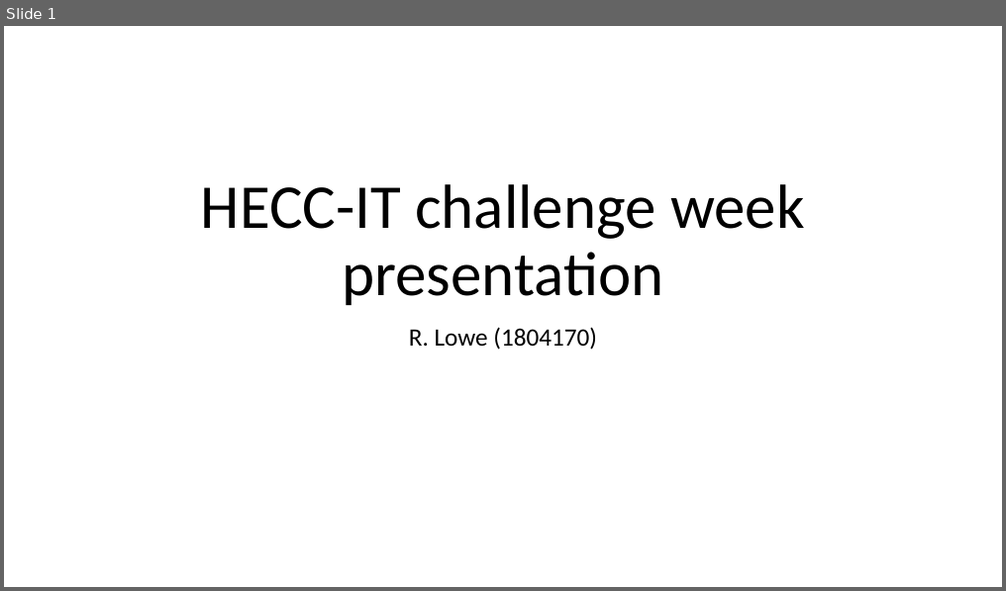
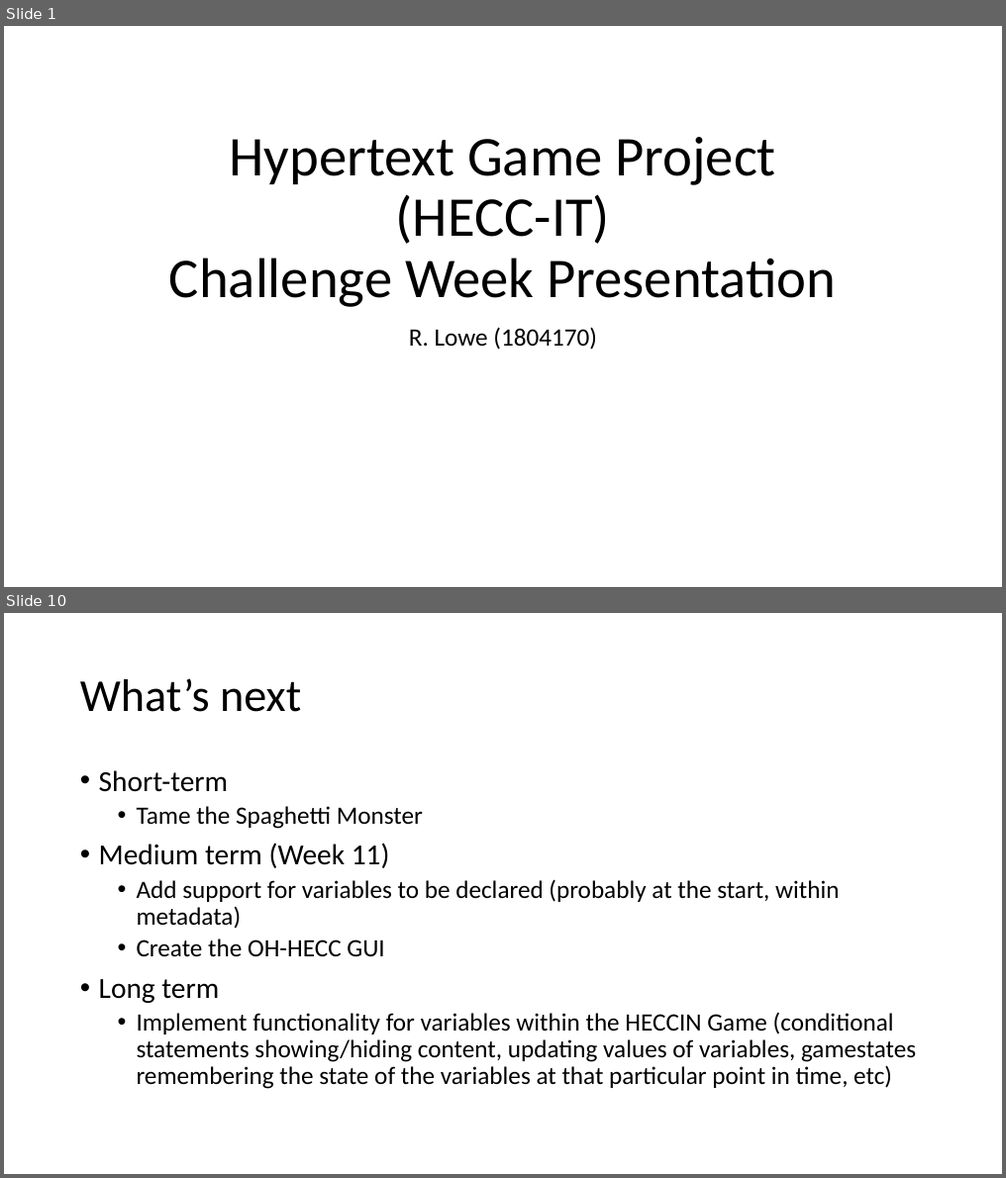
Before and after one commit to 11BelowStudio/HECC-IT, a slide deck: Reports n such/Challenge Week Presentation.pptx. Shown one above the other, each under a label of ours: slide 1 before the commit, slides 1 and 10 after it; the slides between them are not shown. The pictures are 1006x591 and 1006x1178 pixels, drawn with LibreOffice and Linux fonts; fonts in the diff are those of the drawing. Boxes give left, top, right and bottom in pixels: in the first picture for what was removed or moved away, otherwise in the second. Text is boxed around its words. In the diff, an @@ line names an element or a change of style, - is before the commit and + after.

Commit message:
welp, the presentation is done, realized that I probably completely screwed myself over so far whilst doing that as well. few minor changes to a few small things here and there, and also I've managed to produce a working .jar artifact version of HECC-UP, which is a good thing I guess.

```diff
--- a/Reports n such/Challenge Week Presentation.pptx
+++ b/Reports n such/Challenge Week Presentation.pptx
@@ slide 10 added at (4,613,1002,1174), background #FFFFFF @@
@@ title added at (80,678,301,712), 44 pt, text #000000 @@
+What’s next
@@ text added at (99,770,916,1089), 24 pt, text #000000 @@
+• Short-term
+  • Tame the Spaghetti Monster
+• Medium term (Week 11)
+  • Add support for variables to be declared (probably at the start, within metadata)
+  • Create the OH-HECC GUI
+• Long term
+  • Implement functionality for variables within the HECCIN Game (conditional statements showing/hiding content, updating values of variables, gamestates remembering the state of the variables at that particular point in time, etc)
@@ slide 1 changed as well @@
@@ title at (169,137,836,307): text changed; size 60 to 54 pt @@
-HECC-IT challenge week presentation
+Hypertext Game Project
+(HECC-IT)
+Challenge Week Presentation
```
Also in this commit, not shown: 1 other slide changed, 10 other slides added, 21 other files.
